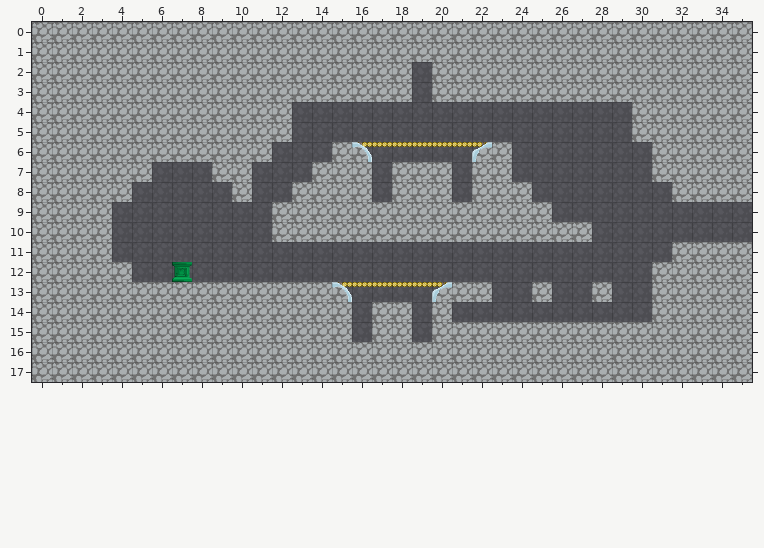
Tiled map, stored at TiledMaps/room0-5.tmx. Above: the version before the commit.
Cells are 32x32 px. Shown: x 0..35, y 0..17.
The same view after the edit:
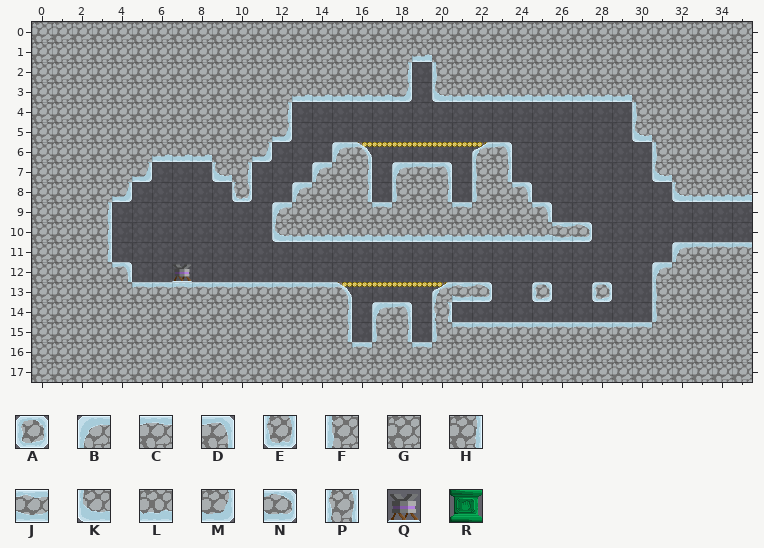
Key: from "tilemap": A 2, B 3, C 4, D 5, E 6, F 9, G 10, H 11, J 12, K 15, L 16, M 17, N 20, P 25, Q 28, R 45.
_ is an empty cell.
Tiles replaced or removed in this view: G, R.
The exact change:
Changed rows in their new state; . is an unchanged cell.
Layer "foreground":
first column x 3:
 1 ................L................
 2 ...............H.F...............
 3 ..........LLLLLM.KLLLLLLLLL......
 4 .........H.................F.....
 5 .........M.................K.....
 6 ...LLL..M...B.......D.......F....
 7 ..M...KH...B.H.BCD.FH.......K....
 8 .M.....E..B..H.F.H.F.D.......KLLL
 9 H........B....C...C...D..........
10 H........KLLLLLLLLLLLLLJN........
11 H............................BCCC
12 .D..Q.......................B....
13 ..CCCCCCCCCC......JN..A..A..F....
14 ............H.BD.P..........F....
15 ............H.FH.FCCCCCCCCCC.....
16 .............C..C................
